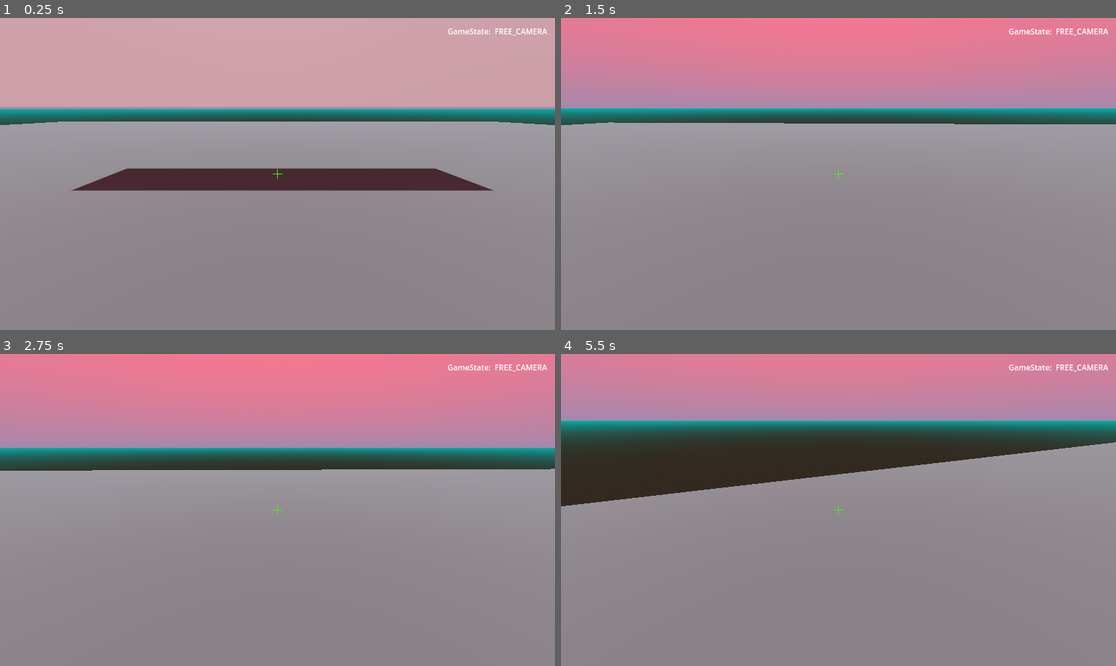
Above: before the commit, frames 1-4 (two rows, left to right).
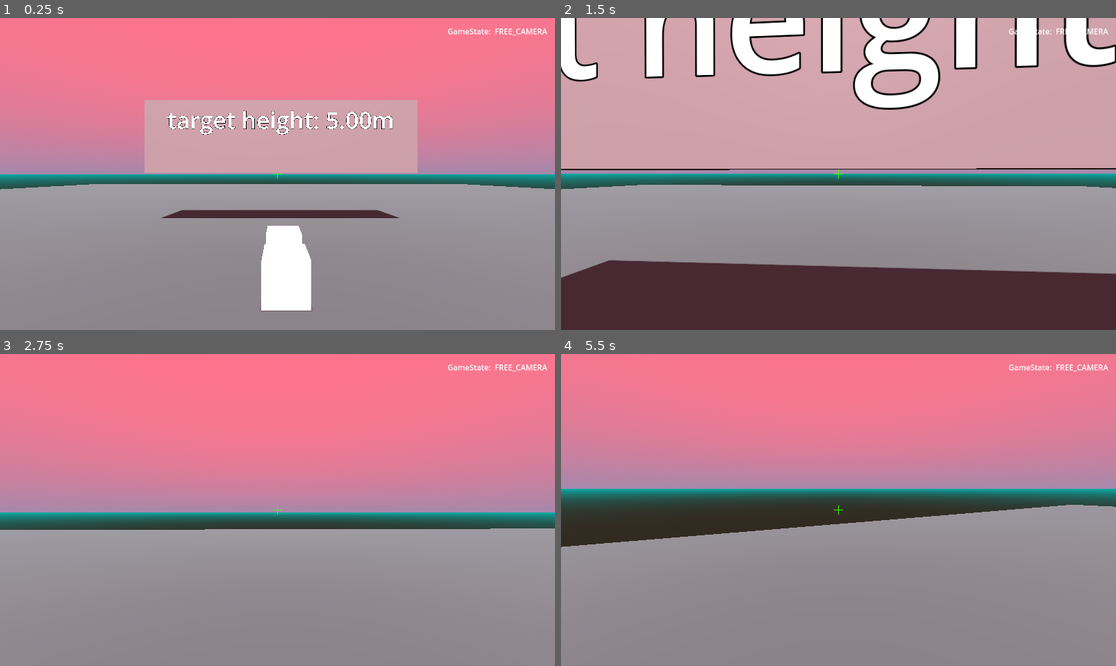
Above: after the commit, the same moments.

Repository: tehelka-gamedev/gmtk-2024
Game: Godot game, scene res://main/main.tscn
Same seed, same stepped clock (60 frames per second), same inputs: the game is played once before the commit and once after it.
Inputs (mouse positions are in pixels of both pictures, inside the frame that each line leads up to):
- Up to frame 1 (0.25 s): no input
- Up to frame 2 (1.5 s): tap Enter at 0.5 s; move the mouse to (866, 174) at 0.52 s; press the mouse at (866, 174) at 0.53 s; hold W (move_forward) from 0.53 s (still down); move the mouse to (810, 174) at 1.27 s; release the mouse at (810, 174) at 1.28 s; right-click (810, 174) at 1.35 s
- Up to frame 3 (2.75 s): keep holding W (move_forward); click (249, 510) at 1.55 s; move the mouse to (288, 503) at 2.02 s; press the mouse at (288, 503) at 2.03 s
- Up to frame 4 (5.5 s): tap Space at 2.75 s; move the mouse to (832, 516) at 2.77 s; release the mouse at (832, 516) at 2.78 s; click (832, 516) at 2.85 s; move the mouse to (877, 513) at 3.52 s; hold Right mouse button (allow_object_rotation) 3.53-4.28 s; click (877, 513) at 3.8 s; tap Escape (ui_cancel) at 4.15 s; move the mouse to (672, 463) at 4.27 s; release W (move_forward) at 4.28 s; hold A (move_left) 4.28-5.03 s; click (672, 463) at 4.35 s; move the mouse to (844, 510) at 5.02 s; press the mouse at (844, 510) at 5.03 s; hold W (move_forward) from 5.03 s (still down)

The runs differ from the first frame. In frame 1, 56% of the frame differs, in the area x 0-100%, y 0-94%; in frame 2, 73%, in the area x 0-100%, y 0-100%; in frame 3, 43%; in frame 4, 53%.

Commit message:
Ajout de l'attach des objects

Diff:
--- a/godot/camera/player_camera.gd
+++ b/godot/camera/player_camera.gd
@@ -8,12 +8,12 @@
 
 @export var translation_speed: float = 10.0
 @export var rotation_speed: float = 0.001
-
 @export_flags_3d_physics var object_3d_physics_layer
 
 @onready var _camera_rotation: Node3D = $CameraRotation
 @onready var _camera: Camera3D = $CameraRotation/Camera3D
-@onready var _attached_game_object:RemoteTransform3D = $AttachedGameObject
+@onready var _remote_transform3D: RemoteTransform3D = $CameraRotation/RemoteTransform3D
+
 
 func _ready() -> void:
 	Input.set_mouse_mode(Input.MOUSE_MODE_CAPTURED)
@@ -46,17 +46,15 @@
 	position += translation_speed * delta * motion_vector
 
 
-
-
-func _input(event: InputEvent) -> void:
-	# Handle focus/unfocus with escape / click on the viewport
+func _unhandled_input(event: InputEvent) -> void:
+		# Handle focus/unfocus with escape / click on the viewport
 	if event.is_action_pressed("ui_cancel"):
 		if GameState.current_game_state == Enum.GameState.FREE_CAMERA:
 			Input.mouse_mode = Input.MOUSE_MODE_VISIBLE
 			get_viewport().set_input_as_handled()
 		elif GameState.current_game_state == Enum.GameState.OBJECT_SELECTED:
 			pass
-	if (
+	elif (
 			event is InputEventMouseButton
 			and (event as InputEventMouseButton).button_index == MOUSE_BUTTON_LEFT
 			and (event as InputEventMouseButton).pressed
@@ -71,13 +69,12 @@
 				object_clicked.emit(obj)
 				get_viewport().set_input_as_handled()
 
-func _unhandled_input(event: InputEvent) -> void:
 	# If no focus on the window, ignore
 	if Input.mouse_mode != Input.MOUSE_MODE_CAPTURED:
 		return
 
 	# Can rotate only if in free camera or in object selected
-	var can_rotate:bool = (GameState.current_game_state == Enum.GameState.FREE_CAMERA
+	var can_rotate: bool = (GameState.current_game_state == Enum.GameState.FREE_CAMERA
 		or GameState.current_game_state == Enum.GameState.OBJECT_SELECTED)
 
 	if not can_rotate:
@@ -98,9 +95,17 @@
 		var camera_speed_this_frame: float = rotation_speed
 		rotate_camera((event as InputEventMouseMotion).relative * camera_speed_this_frame * scale_factor)
 
-func attach_object(object_global_position:Vector3, object_path:NodePath) -> void:
-	_attached_game_object.global_position = object_global_position
-	_attached_game_object.remote_path = object_path
+
+func attach_object(object_global_position: Vector3, object_path_relative_to_root: NodePath) -> void:
+	_remote_transform3D.global_position = object_global_position
+	_remote_transform3D.remote_path = NodePath(
+			str(_remote_transform3D.get_path_to(self)) + "/" + str(object_path_relative_to_root)
+	)
+
+
+func detach_object() -> void:
+	_remote_transform3D.remote_path = NodePath()
+
 
 func rotate_camera(move: Vector2) -> void:
 	rotate_y(-move.x)
--- a/godot/camera/player_camera.tscn
+++ b/godot/camera/player_camera.tscn
@@ -7,12 +7,9 @@
 object_3d_physics_layer = 2
 
 [node name="CameraRotation" type="Node3D" parent="."]
-transform = Transform3D(1, 0, 0, 0, 1, 0, 0, 0, 1, 0, 0, -3)
 
 [node name="Camera3D" type="Camera3D" parent="CameraRotation"]
-transform = Transform3D(1, 0, 0, 0, 0.95272, 0.30385, 0, -0.30385, 0.95272, 0, 0, -3)
 
-[node name="AttachedGameObject" type="RemoteTransform3D" parent="."]
-transform = Transform3D(1, 0, 0, 0, 1, 0, 0, 0, 1, 0, 0, -3)
+[node name="RemoteTransform3D" type="RemoteTransform3D" parent="CameraRotation"]
 update_rotation = false
 update_scale = false
--- a/godot/game_object/game_object.gd
+++ b/godot/game_object/game_object.gd
@@ -24,17 +24,8 @@
 	if selected:
 		freeze = true
 
-	input_event.connect(_on_input_event)
 
-
-func _process(delta: float) -> void:
-	if Input.is_action_pressed("select_object"):
-		pass
-	pass
-
-
-
-func _input(event: InputEvent) -> void:
+func _unhandled_input(event: InputEvent) -> void:
 	if not selected:
 		return
 
@@ -48,15 +39,3 @@
 		var object_rot = rotation_degrees
 		object_rot.x = clamp(object_rot.x, -70, 70)
 		rotation_degrees = object_rot
-		#position += Vector3(event.relative.x, event.relative.y, 0)
-	pass
-
-func _on_input_event(camera:Node, event:InputEvent, event_position:Vector3, normal:Vector3, shapeidx:int) -> void:
-	if not selected:
-		return
-
-	if event is not InputEventMouseButton:
-		return
-
-	if event.button_index == MOUSE_BUTTON_LEFT and event.pressed:
-		print("pressed")
--- a/godot/main/main.gd
+++ b/godot/main/main.gd
@@ -23,10 +23,11 @@
 		if mouse_event.button_index == MOUSE_BUTTON_LEFT and mouse_event.pressed:
 			if current_selected_object != null:
 				_unselect_current_object()
+				get_viewport().set_input_as_handled()
 
 	if event.is_action_pressed("ui_cancel"):
 		if current_selected_object != null:
-				_unselect_current_object()
+			_unselect_current_object()
 
 	if GameState.current_game_state == Enum.GameState.OBJECT_SELECTED:
 		if Input.is_action_pressed("allow_object_rotation"):
@@ -42,6 +43,7 @@
 	current_selected_object.selected = false
 	GameState.current_game_state = Enum.GameState.FREE_CAMERA
 	current_selected_object = null
+	_player_camera.detach_object()
 
 
 func _on_max_height_changed(max_height: float) -> void:
@@ -50,10 +52,10 @@
 		_hud.show_win()
 
 
-func _on_object_clicked(object:GameObject) -> void:
+func _on_object_clicked(object: GameObject) -> void:
 	if GameState.current_game_state == Enum.GameState.FREE_CAMERA:
 		GameState.current_game_state = Enum.GameState.OBJECT_SELECTED
 		object.selected = true
 		current_selected_object = object
 
-		_player_camera.attach_object(object.global_position, get_path_to(object))
+		_player_camera.attach_object(object.global_position, _player_camera.get_path_to(object))
Not shown: 1 places in godot/main/main.tscn that only renumber resources
